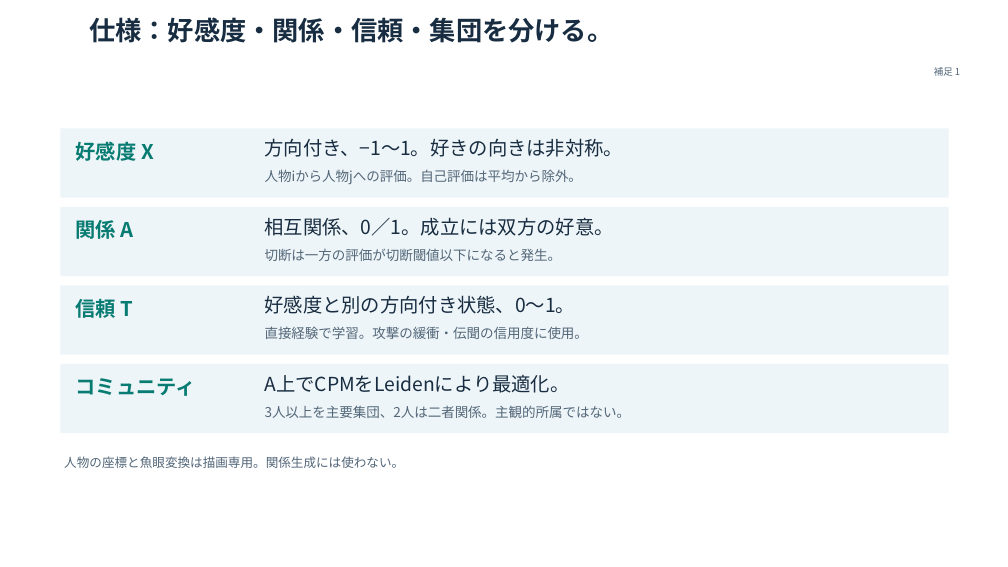
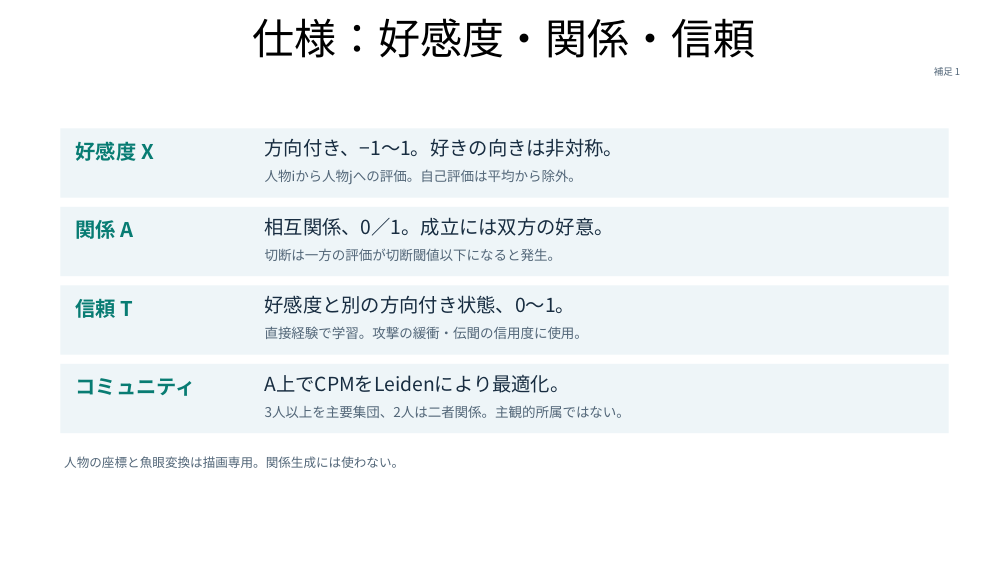
Before and after one commit to maton369/social-relationship-lab, a slide deck: slide 9 of presentation/Social_Relationship_Lab.pptx. Drawn at 1008x567 pixels with LibreOffice and Linux fonts; fonts in the diff are those of the drawing; background and template pictures are left out. Boxes give left, top, right and bottom in pixels: in the first picture for what was removed or moved away, otherwise in the second. Text is boxed around its words. In the diff, an @@ line names an element or a change of style, - is before the commit and + after.

```diff
--- a/presentation/Social_Relationship_Lab.pptx
+++ b/presentation/Social_Relationship_Lab.pptx
@@ title "仕様：好感度・関係・信頼" at box(252, 18, 755, 58): vertical alignment top to middle @@
@@ title at box(252, 18, 755, 58): text changed; size 25 to 40 pt; text colour #182D41 to #000000; bold off @@
-仕様：好感度・関係・信頼・集団を分ける。
+仕様：好感度・関係・信頼
```
Also in this commit, not shown: 11 other slides changed, 23 other files.
